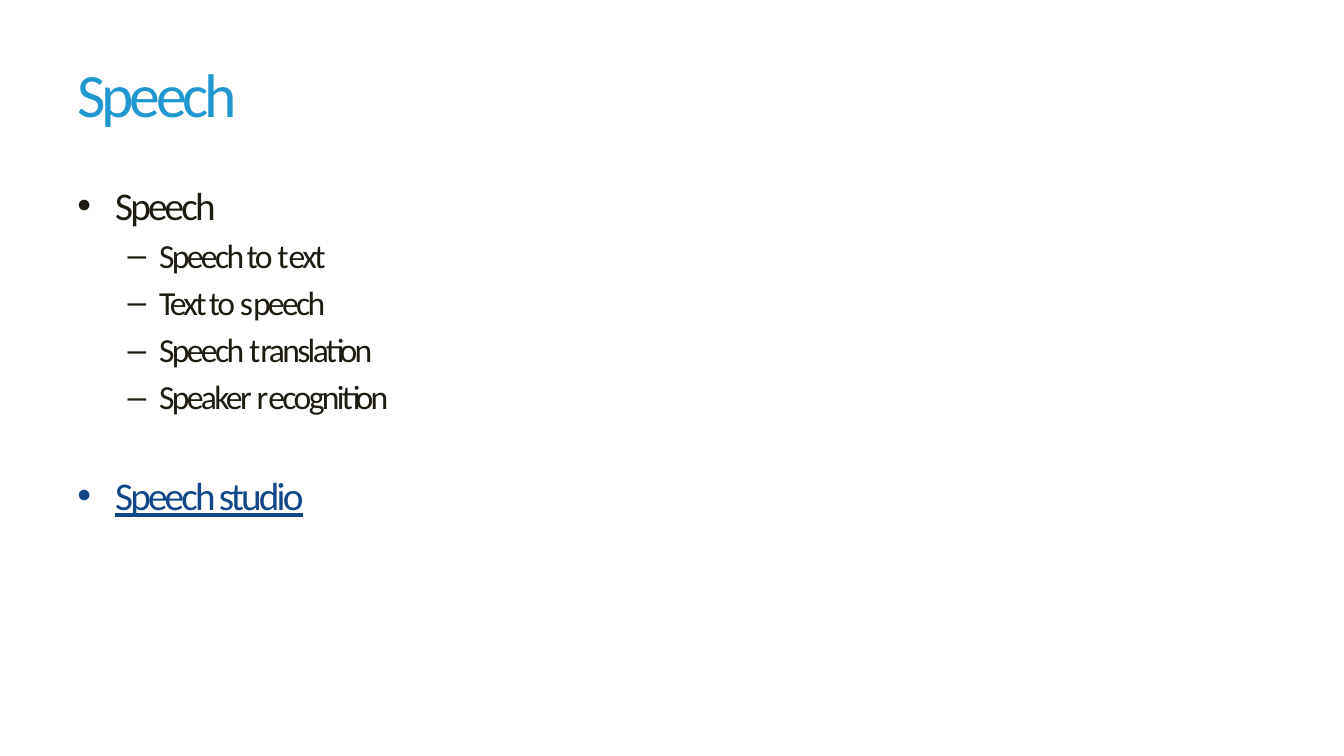
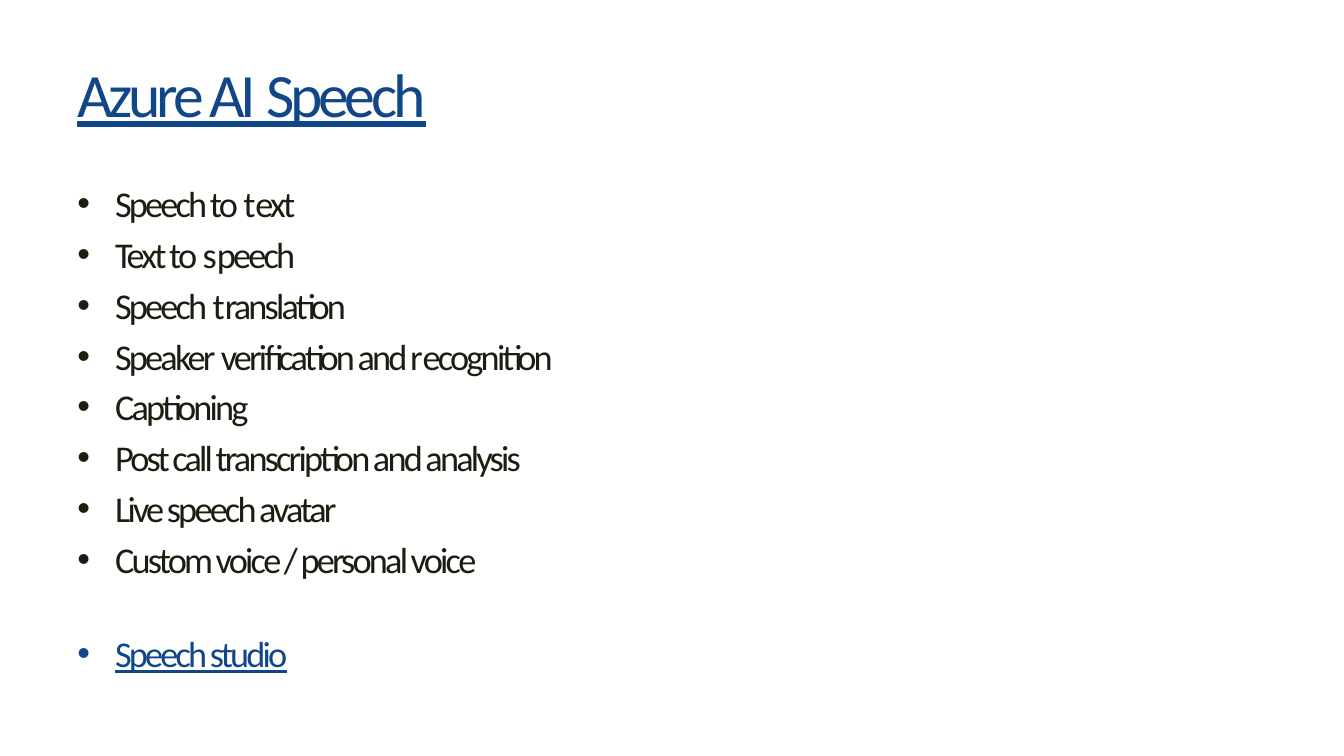
Before and after one commit to havit/CloudApplicationsDevelopment, a slide deck: slide 5 of Lab8-CognitiveServices/Cognitive-services.pptx (slide 4 before the commit). Drawn at 1344x756 pixels with LibreOffice and Linux fonts; fonts in the diff are those of the drawing; background and template pictures are left out. Boxes give left, top, right and bottom in pixels: in the first picture for what was removed or moved away, otherwise in the second. Text is boxed around its words. In the diff, an @@ line names an element or a change of style, - is before the commit and + after.

```diff
--- a/Lab8-CognitiveServices/Cognitive-services.pptx
+++ b/Lab8-CognitiveServices/Cognitive-services.pptx
@@ title at [77, 74, 425, 127]: text changed; text colour #2097D0 to #114788 @@
-Speech
+Azure AI Speech
@@ text at [115, 192, 216, 227]: paragraph removed @@
-• Speech
@@ text at [115, 191, 346, 673]: size 24 to 25.9 pt, letter spacing -1.9 to -2 pt in "Speech to text", "Text to speech", "Speech translation"; size 28 to 25.9 pt in "Speech studio"; bullet – to •; list level 2 to 1 in "Speech to text"; list level 2 to 1 in "Text to speech"; list level 2 to 1 in "Speech translation" @@
@@ text at [115, 344, 553, 579]: text changed; size 24 to 25.9 pt @@
-  – Speaker recognition
+• Speaker verification and recognition
+• Captioning
+• Post call transcription and analysis
+• Live speech avatar
+• Custom voice / personal voice
```
Also in this commit, not shown: 5 other slides changed, 2 slides added, 1 slide removed.
